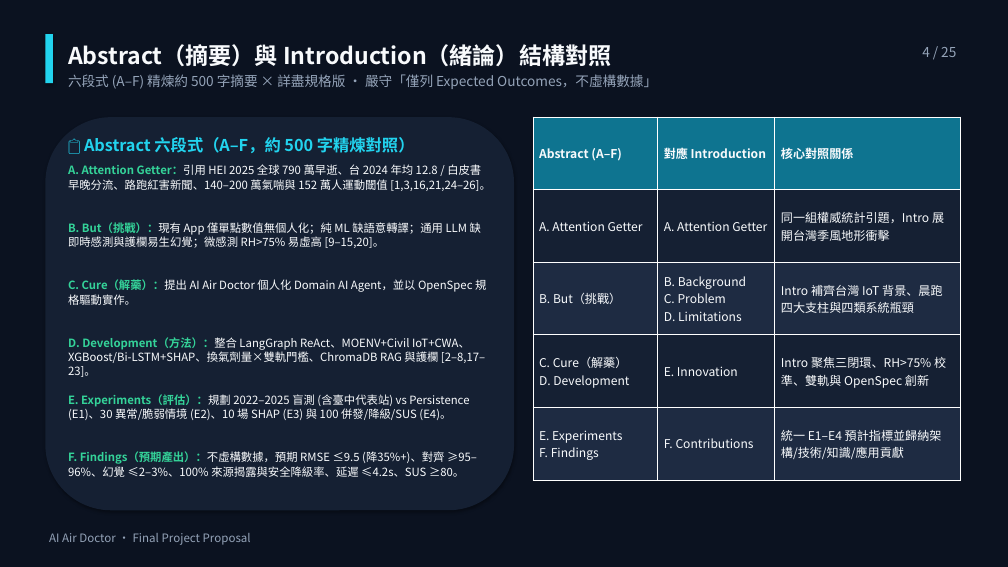
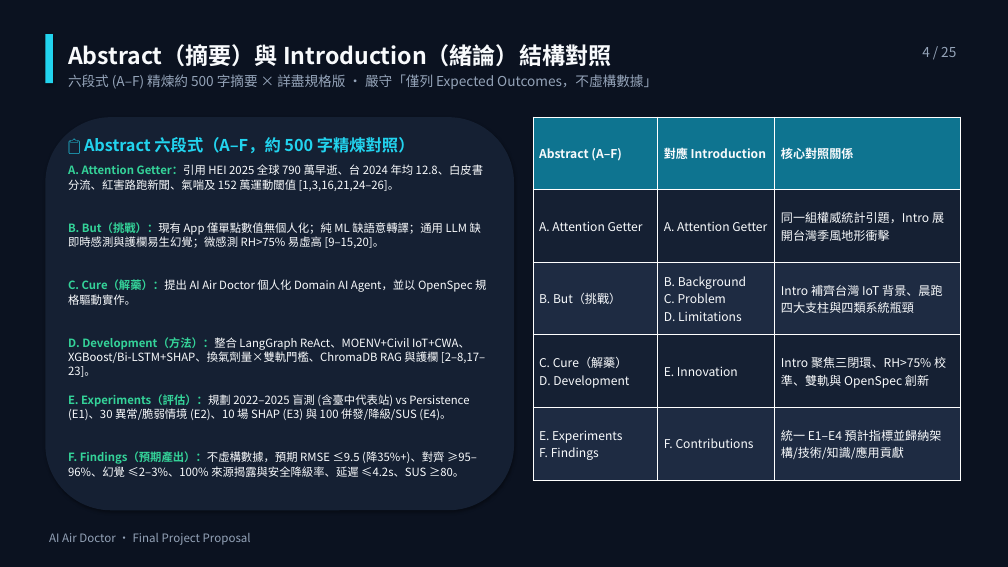
Before and after one commit to ajidohf9/DIC3_Proposal_Refactor_OpenSpec, a slide deck: slide 4 of docs/Proposal_AI_Air_Doctor.pptx. Drawn at 1008x567 pixels with LibreOffice and Linux fonts; fonts in the diff are those of the drawing. Boxes give left, top, right and bottom in pixels: in the first picture for what was removed or moved away, otherwise in the second. Text is boxed around its words. In the diff, an @@ line names an element or a change of style, - is before the commit and + after.

```diff
--- a/docs/Proposal_AI_Air_Doctor.pptx
+++ b/docs/Proposal_AI_Air_Doctor.pptx
@@ text at (x1=68, y1=164, x2=483, y2=191): text changed @@
-A. Attention Getter：引用 HEI 2025 全球 790 萬早逝、台 2024 年均 12.8 / 白皮書早晚分流、路跑紅害新聞、140–200 萬氣喘與 152 萬人運動閾值 [1,3,16,21,24–26]。
+A. Attention Getter：引用 HEI 2025 全球 790 萬早逝、台 2024 年均 12.8、白皮書分流、紅害路跑新聞、氣喘及 152 萬運動閾值 [1,3,16,21,24–26]。
```
Also in this commit, not shown: 5 other slides changed, 6 other files.
